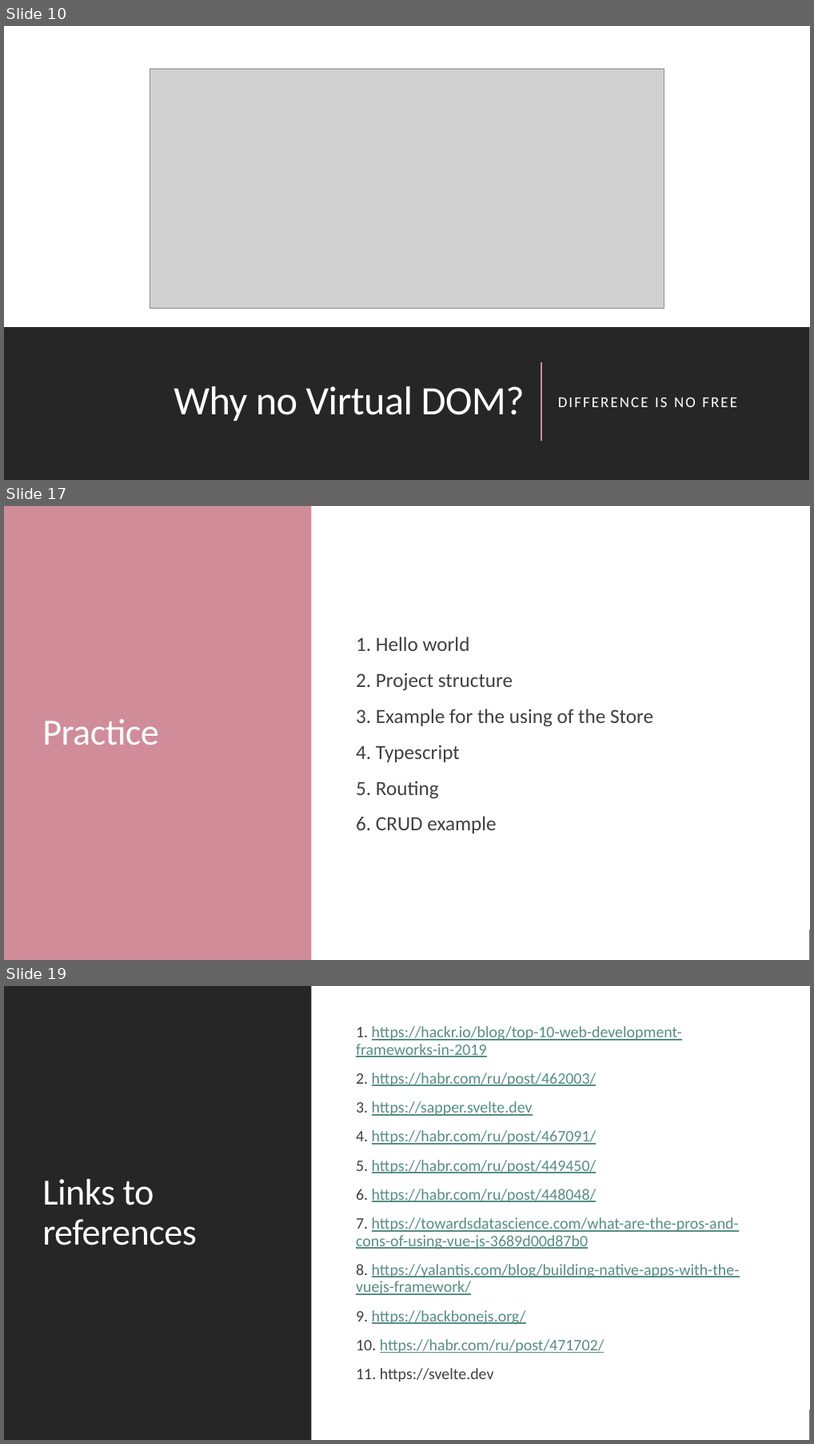
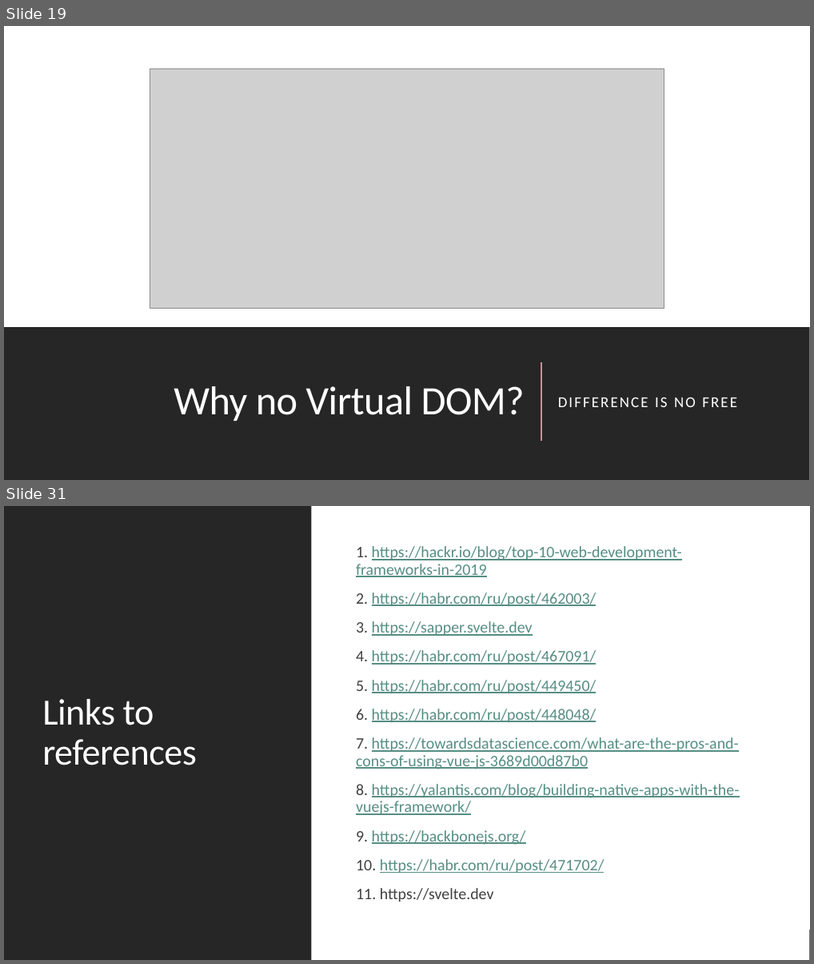
Before and after one commit to the-homeless-god/Profile, a slide deck: Presentations/Svelte framework.pptx. Shown one above the other, each under a label of ours: slides 10, 17 and 19 before the commit, slides 19 and 31 after it; the slides between them are not shown. The pictures are 814x1444 and 814x964 pixels, drawn with LibreOffice and Linux fonts; fonts in the diff are those of the drawing; grey boxes stand for pictures. Boxes give left, top, right and bottom in pixels: in the first picture for what was removed or moved away, otherwise in the second. Text is boxed around its words. In the diff, an @@ line names an element or a change of style, - is before the commit and + after.

```diff
--- a/Presentations/Svelte framework.pptx
+++ b/Presentations/Svelte framework.pptx
@@ slide 17 removed at (4, 506, 810, 960), background #FFFFFF; not listed: 1 template element that a slide beside it also shows @@
@@ rectangle removed at (4, 506, 810, 960) @@
@@ rectangle removed at (4, 506, 311, 960) @@
@@ text removed at (356, 636, 654, 833) @@
-  1. Hello world
-  2. Project structure
-  3. Example for the using of the Store
-  4. Typescript
-  5. Routing
-  6. CRUD example
@@ title removed at (42, 719, 159, 744) @@
-Practice
@@ what was slide 10 is now slide 19 @@
@@ what was slide 19 is now slide 31 @@
```
Also in this commit, not shown: 8 slides changed, 16 slides added, 3 other slides removed.
